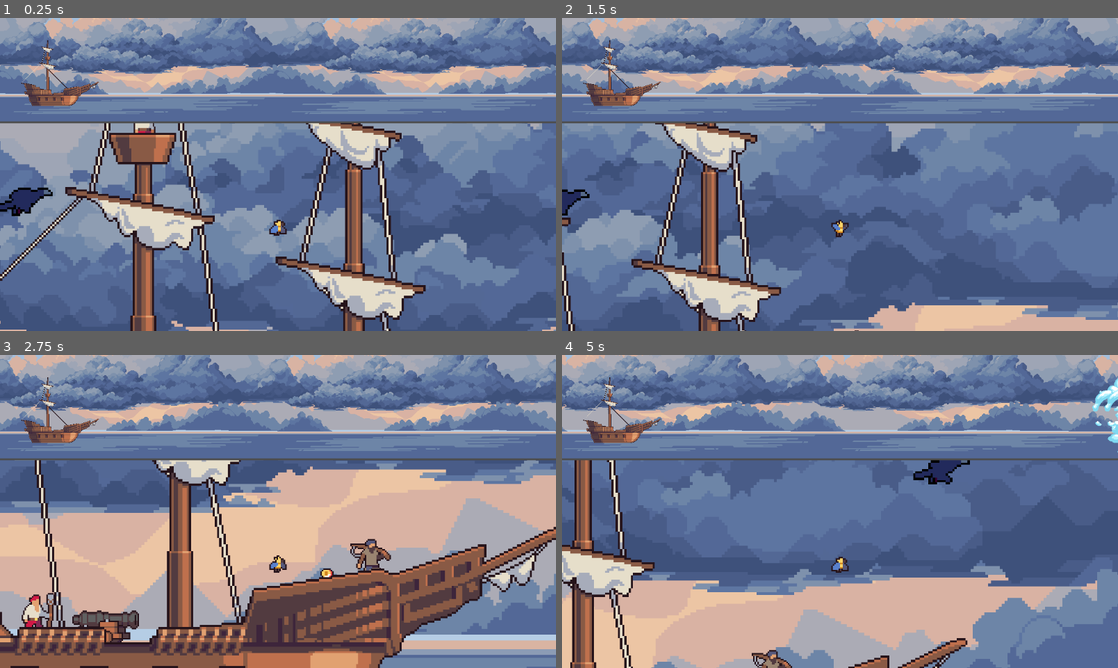
Above: before the commit, frames 1-4 (two rows, left to right).
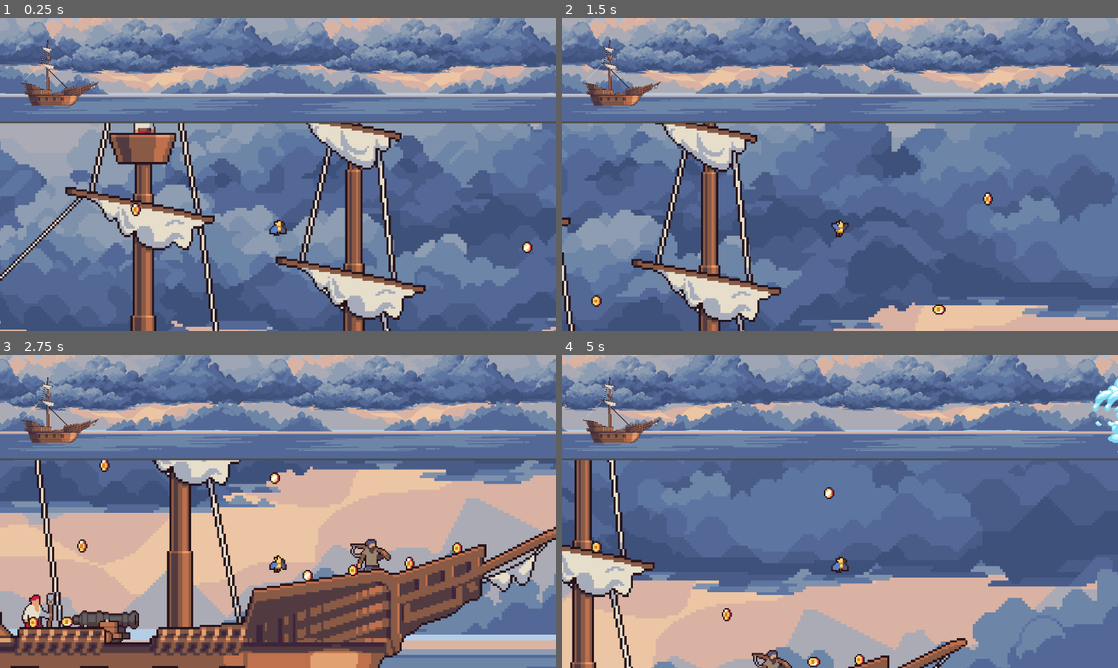
Above: after the commit, the same moments.

Repository: linkinmjs/tp-1-juego-2d-imagecampus
Game: Godot game, scene res://scenes/main.tscn
Same seed, same stepped clock (60 frames per second), same inputs: the game is played once before the commit and once after it.
Inputs:
- Up to frame 1 (0.25 s): no input
- Up to frame 2 (1.5 s): hold E (action) 0.53-1.28 s; hold D (right) from 0.53 s (still down); tap Space (jump) at 0.77 s; tap E (action) at 1.35 s
- Up to frame 3 (2.75 s): tap Space (jump) at 1.52 s; release D (right) at 2.03 s; hold A (left) from 2.03 s (still down); hold E (action) from 2.03 s (still down)
- Up to frame 4 (5 s): release A (left) at 2.78 s; release E (action) at 2.78 s; hold D (right) 2.78-4.28 s; tap E (action) at 2.85, 4.35 s; tap Space (jump) at 3.02, 3.77, 4.52 s; hold E (action) 3.53-4.28 s; hold A (left) from 4.28 s (still down)

The runs differ from the first frame. In frame 1, 0.6% of the frame differs, in the area x 0-96%, y 54-76%; in frame 2, 0.4%; in frame 3, 0.6%; in frame 4, 0.7%, in the area x 5-74%, y 33-100%.

Commit message:
Fix collectibles scene

Diff:
--- a/godot/scenes/bottom_scene.tscn
+++ b/godot/scenes/bottom_scene.tscn
@@ -18,9 +18,6 @@
 [node name="Ship" parent="." instance=ExtResource("6_tble6")]
 position = Vector2(1324, 875)
 
-[node name="CollectiblesSpawn" parent="." instance=ExtResource("4_uyn6v")]
-position = Vector2(1227, 609)
-
 [node name="Parrot" parent="." instance=ExtResource("7_uyn6v")]
 position = Vector2(1234, 712)
 
@@ -35,4 +32,7 @@
 [node name="Spawn" parent="." instance=ExtResource("6_uyn6v")]
 
 [node name="Bird" parent="Spawn" instance=ExtResource("4_tble6")]
-position = Vector2(837, 672)
+position = Vector2(439, 426)
+
+[node name="CollectiblesSpawn" parent="." instance=ExtResource("4_uyn6v")]
+position = Vector2(1263, 630)
--- a/godot/scenes/collectible.tscn
+++ b/godot/scenes/collectible.tscn
@@ -132,6 +132,7 @@
 collision_layer = 0
 collision_mask = 2
 physics_material_override = SubResource("PhysicsMaterial_d14el")
+gravity_scale = 0.3
 sleeping = true
 lock_rotation = true
 script = ExtResource("2_i64fm")
--- a/godot/scenes/collectibles_spawn.tscn
+++ b/godot/scenes/collectibles_spawn.tscn
@@ -11,10 +11,10 @@
 collectible_scene = ExtResource("2_f0f2b")
 
 [node name="CollisionShape2D" type="CollisionShape2D" parent="."]
-top_level = true
 scale = Vector2(15.1113, 9.79243)
 shape = SubResource("CircleShape2D_6vuie")
 
 [node name="SpawnTimer" type="Timer" parent="."]
+wait_time = 0.1
 one_shot = true
 autostart = true
--- a/godot/scenes/ship.tscn
+++ b/godot/scenes/ship.tscn
@@ -57,7 +57,6 @@
 collision_mask = 5
 
 [node name="CollisionPolygon2D" type="CollisionPolygon2D" parent="Boat/StaticBody2D"]
-build_mode = 1
 polygon = PackedVector2Array(-190.667, 40.6667, -179.333, 42.6667, -178.333, 41.6667, -132.667, 50.6667, -132, 58, -117 …(644 unchanged characters)…
 one_way_collision = true
 
--- a/godot/scripts/collectibles.gd
+++ b/godot/scripts/collectibles.gd
@@ -19,7 +19,5 @@
 		animated_sprite_2d.play("idle_star")
 
 func _process(delta: float) -> void:
-
 	if sleeping and not animation_player.is_playing():
-		print("animation playing")
 		animation_player.play("idle")
--- a/godot/scripts/collectibles_spawn.gd
+++ b/godot/scripts/collectibles_spawn.gd
@@ -17,13 +17,6 @@
 	collectible.global_position = get_random_position_in_shape()
 	add_child(collectible)
 
-func random_point_in_ellipse(rx: float, ry: float) -> Vector2:
-	var angle = randf_range(0.0, TAU) # TAU = 2*PI
-	var r = sqrt(randf())             # sqrt para distribución uniforme
-	var x = r * cos(angle) * rx
-	var y = r * sin(angle) * ry
-	return Vector2(x, y)
-
 func get_random_position_in_shape() -> Vector2:
 	var circle_shape: CircleShape2D = $CollisionShape2D.shape
 	var radius = circle_shape.radius
@@ -33,4 +26,11 @@
 	var ry = radius * $CollisionShape2D.scale.y
 
 	var local_point = random_point_in_ellipse(rx, ry)
-	return $CollisionShape2D.global_position + local_point
+	return $CollisionShape2D.position + local_point
+
+func random_point_in_ellipse(rx: float, ry: float) -> Vector2:
+	var angle = randf_range(0.0, TAU) # TAU = 2*PI
+	var r = sqrt(randf())             # sqrt para distribución uniforme
+	var x = r * cos(angle) * rx
+	var y = r * sin(angle) * ry
+	return Vector2(x, y)
